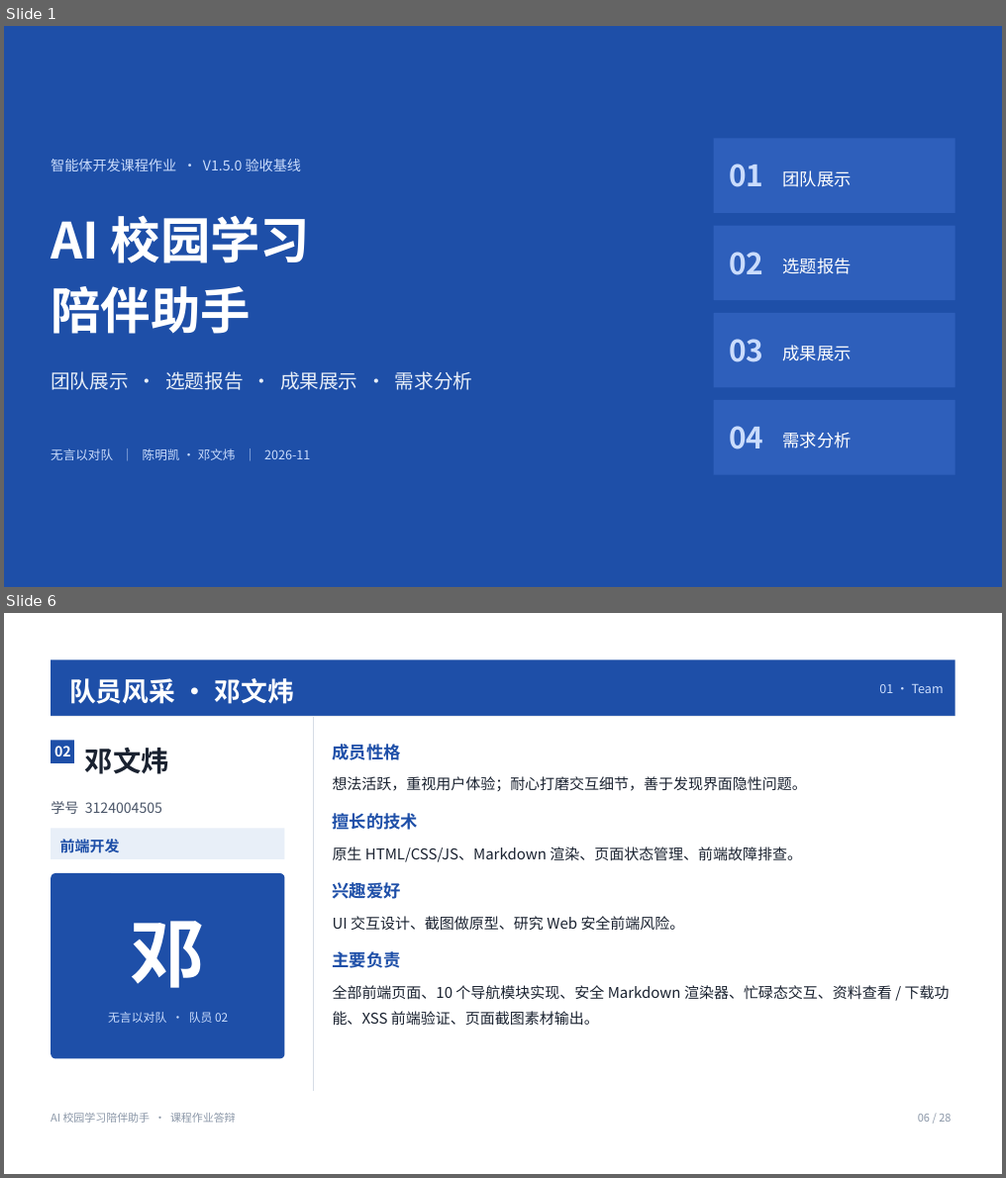
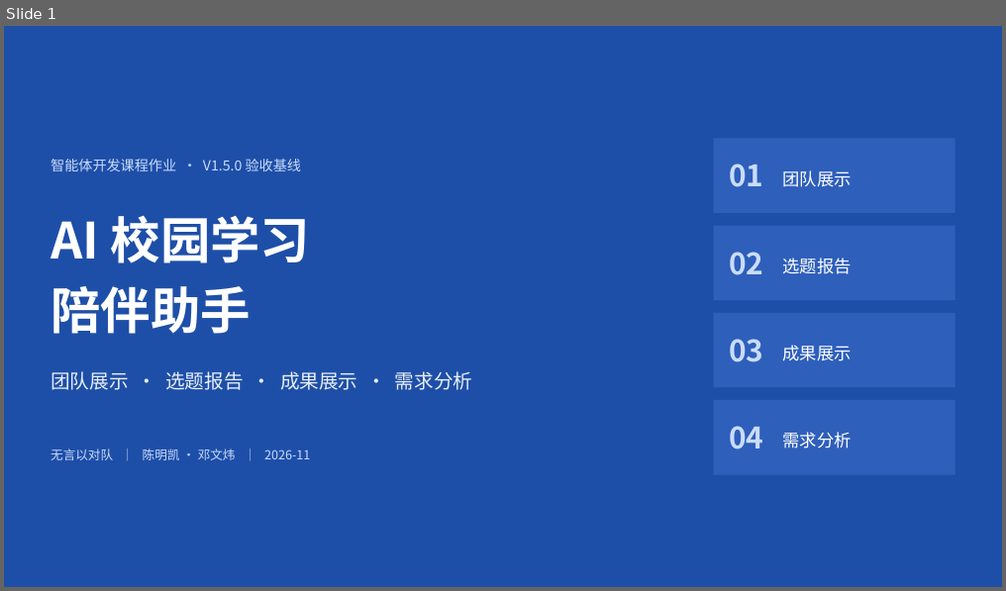
Before and after one commit to kecit33/ai-agent-study, a slide deck: docs/AI校园学习陪伴助手_团队展示与需求分析.pptx. Shown one above the other, each under a label of ours: slides 1 and 6 before the commit, slide 1 after it; the slides between them are not shown. The pictures are 1006x1178 and 1006x591 pixels, drawn with LibreOffice and Linux fonts; fonts in the diff are those of the drawing. Boxes give left, top, right and bottom in pixels: in the first picture for what was removed or moved away, otherwise in the second. Text is boxed around its words. In the diff, an @@ line names an element or a change of style, - is before the commit and + after.

Commit message:
feat(ppt): 答辩 PPT 整体优化，28 页结构重排并同步 README/自检报告/SRS 口径

```diff
--- a/docs/AI校园学习陪伴助手_团队展示与需求分析.pptx
+++ b/docs/AI校园学习陪伴助手_团队展示与需求分析.pptx
@@ slide 6 removed at [4, 613, 1002, 1174], background #FFFFFF @@
@@ rectangle removed at [51, 660, 954, 716] @@
@@ text removed at [69, 678, 294, 704] @@
-队员风采 · 邓文炜
@@ text removed at [879, 684, 944, 693] @@
-01 · Team
@@ rectangle removed at [51, 716, 954, 717] @@
@@ freeform shape removed at [313, 717, 944, 1091] @@
@@ rectangle removed at [51, 741, 73, 763] @@
@@ text removed at [54, 746, 71, 757] @@
-02
@@ text removed at [85, 748, 169, 774] @@
-邓文炜
@@ text removed at [333, 744, 401, 761] @@
-成员性格
@@ text removed at [333, 776, 807, 791] @@
-想法活跃，重视用户体验；耐心打磨交互细节，善于发现界面隐性问题。
@@ text removed at [51, 801, 162, 814] @@
-学号 3124004505
@@ text removed at [333, 813, 418, 830] @@
-擅长的技术
@@ rectangle removed at [51, 829, 284, 861] @@
@@ text removed at [60, 839, 120, 854] @@
-前端开发
@@ text removed at [333, 847, 802, 862] @@
-原生 HTML/CSS/JS、Markdown 渲染、页面状态管理、前端故障排查。
@@ rounded rectangle removed at [51, 873, 284, 1059] @@
@@ text removed at [333, 882, 401, 899] @@
-兴趣爱好
@@ text removed at [131, 921, 206, 988] @@
-邓
@@ text removed at [333, 916, 685, 931] @@
-UI 交互设计、截图做原型、研究 Web 安全前端风险。
@@ text removed at [333, 952, 401, 968] @@
-主要负责
@@ text removed at [333, 985, 949, 1026] @@
-全部前端页面、10 个导航模块实现、安全 Markdown 渲染器、忙碌态交互、资料查看 / 下载功能、XSS 前端验证、页面截图素材输出。
@@ text removed at [108, 1012, 228, 1023] @@
-无言以对队 · 队员 02
@@ text removed at [51, 1113, 236, 1123] @@
-AI 校园学习陪伴助手 · 课程作业答辩
@@ text removed at [918, 1114, 950, 1122] @@
-06 / 28
```
Also in this commit, not shown: 19 slides changed, 3 slides added, 2 other slides removed, 28 other files.
